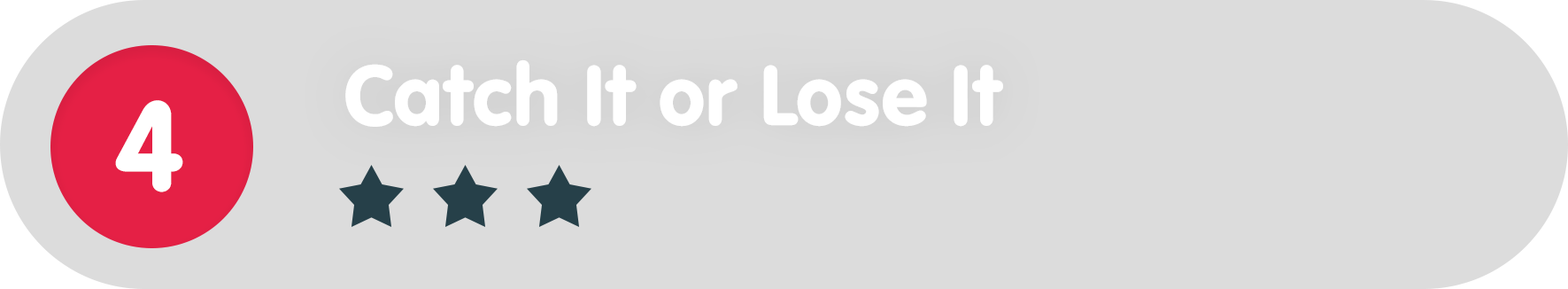
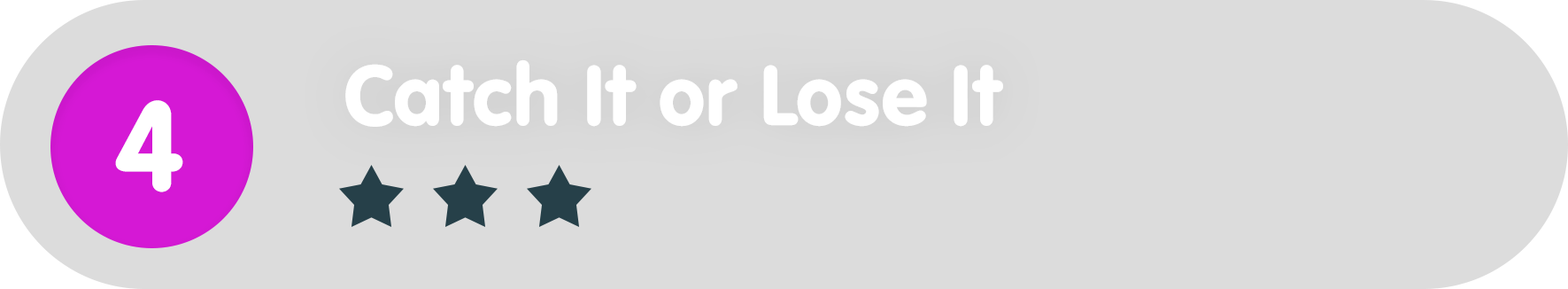
Two versions of the same layered image (1568x289). Layer-by-layer changes:
painted on "Ellipse_green" over left=50, top=45, right=254, bottom=248
